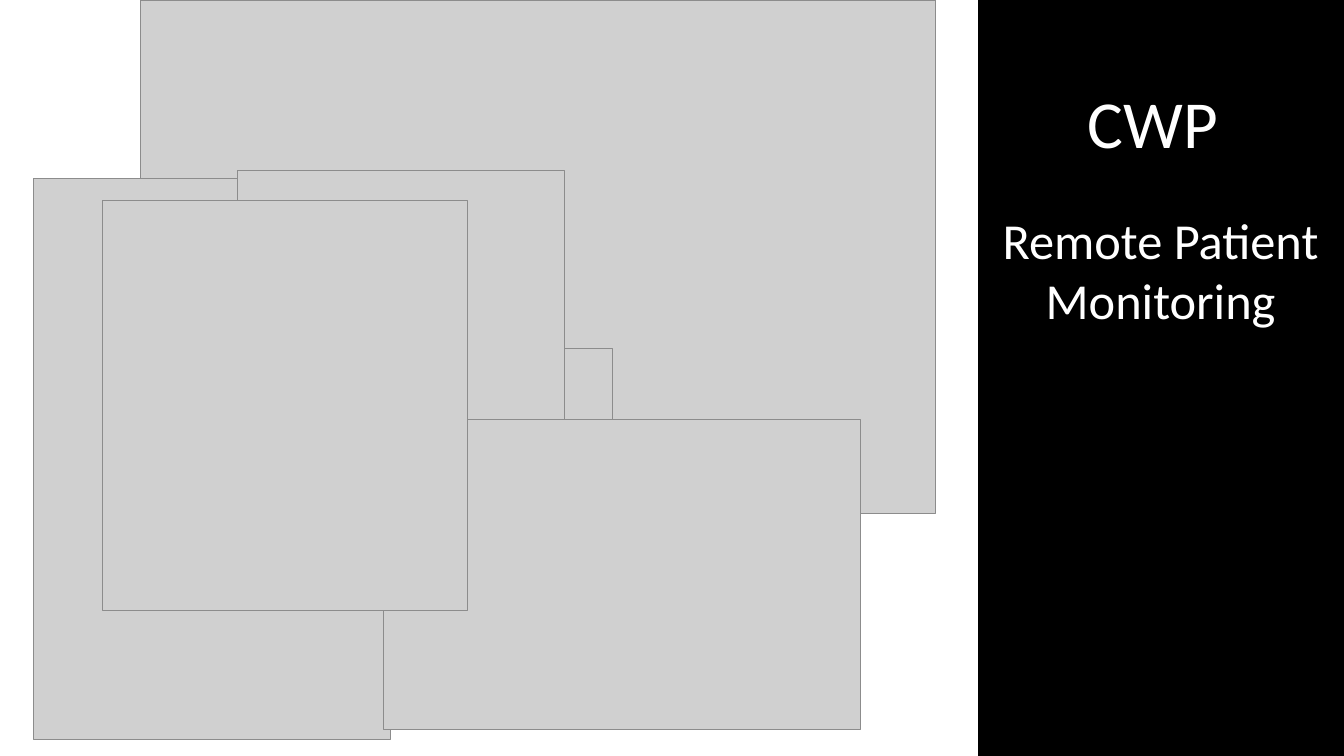
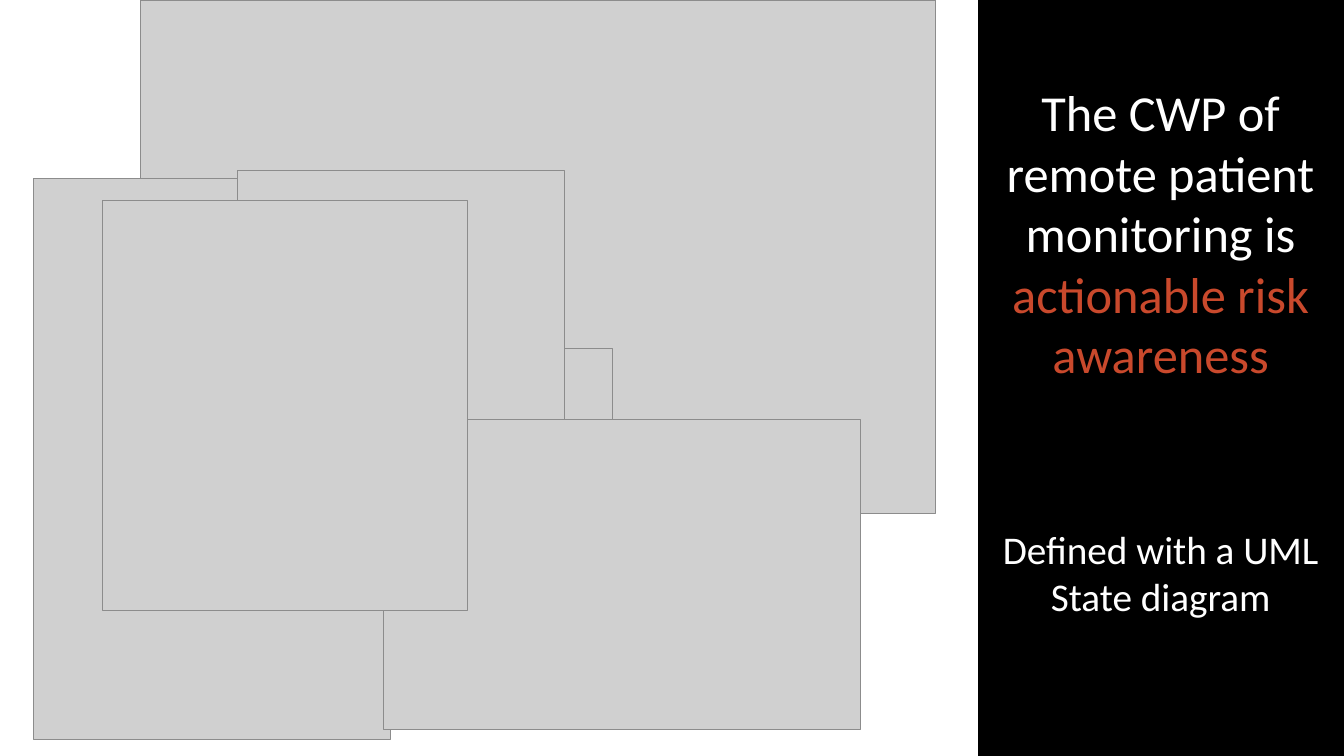
Before and after one commit to ericmercer/SPIN-bpmn-cwp-verification-paper, a slide deck: slide 7 of presentation/syscon-2022.pptx. Drawn at 1344x756 pixels with LibreOffice and Linux fonts; fonts in the diff are those of the drawing; grey boxes stand for pictures. Boxes give left, top, right and bottom in pixels: in the first picture for what was removed or moved away, otherwise in the second. Text is boxed around its words. In the diff, an @@ line names an element or a change of style, - is before the commit and + after.

```diff
--- a/presentation/syscon-2022.pptx
+++ b/presentation/syscon-2022.pptx
@@ text at bbox=[1007, 96, 1314, 374]: text changed @@
-CWP
-Remote Patient Monitoring
+The CWP of remote patient monitoring is actionable risk awareness
@@ text added at bbox=[1003, 536, 1318, 618], 28 pt, text #FFFFFF @@
+Defined with a UML State diagram
```
Also in this commit, not shown: 17 other slides changed.
